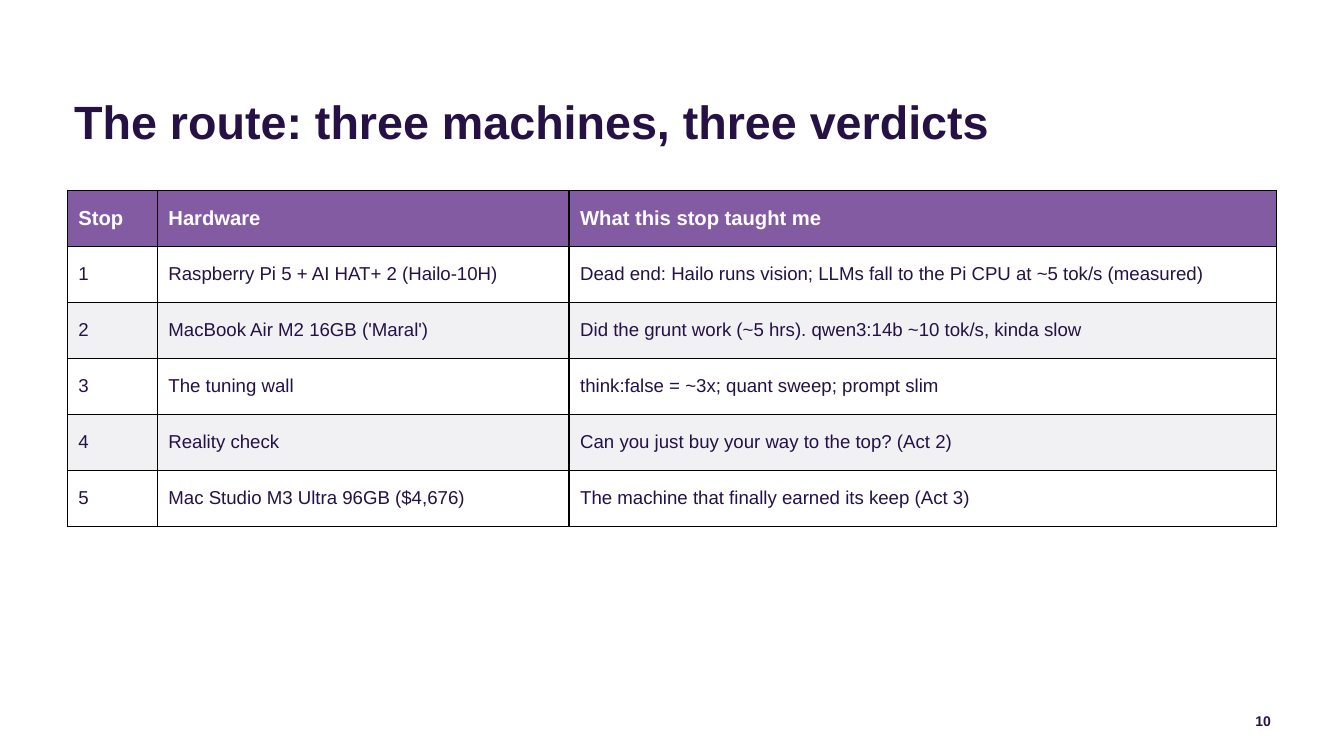
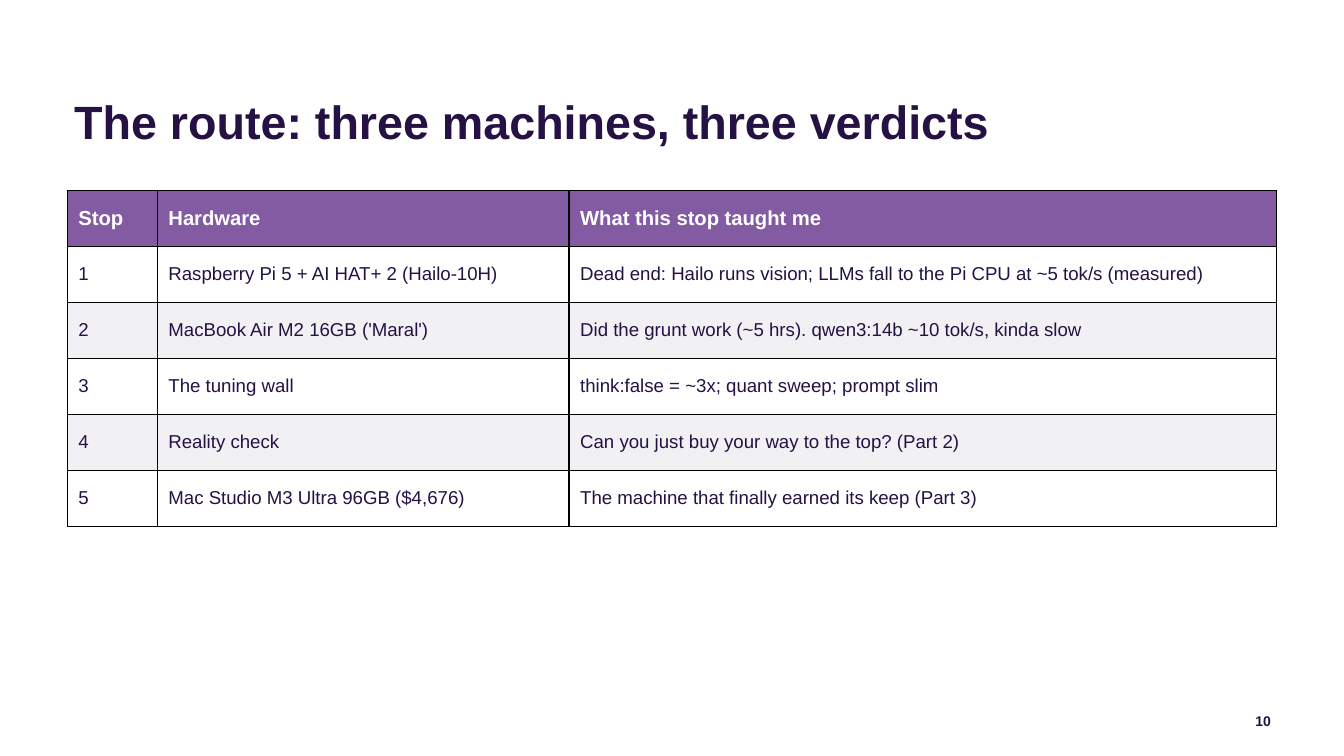
Before and after one commit to jconnolly/local-llm-pi5, a slide deck: slide 10 of local-llm-datasociety.pptx. Drawn at 1344x756 pixels with LibreOffice and Linux fonts; fonts in the diff are those of the drawing; background and template pictures are left out. Boxes give left, top, right and bottom in pixels: in the first picture for what was removed or moved away, otherwise in the second. Text is boxed around its words. In the diff, an @@ line names an element or a change of style, - is before the commit and + after.

```diff
--- a/local-llm-datasociety.pptx
+++ b/local-llm-datasociety.pptx
@@ table at (x1=67, y1=190, x2=1277, y2=526) @@
-row 5, column 3: Can you just buy your way to the top? (Act 2)
+row 5, column 3: Can you just buy your way to the top? (Part 2)
-row 6, column 3: The machine that finally earned its keep (Act 3)
+row 6, column 3: The machine that finally earned its keep (Part 3)
```
Also in this commit, not shown: 8 other slides changed, 4 other files.
